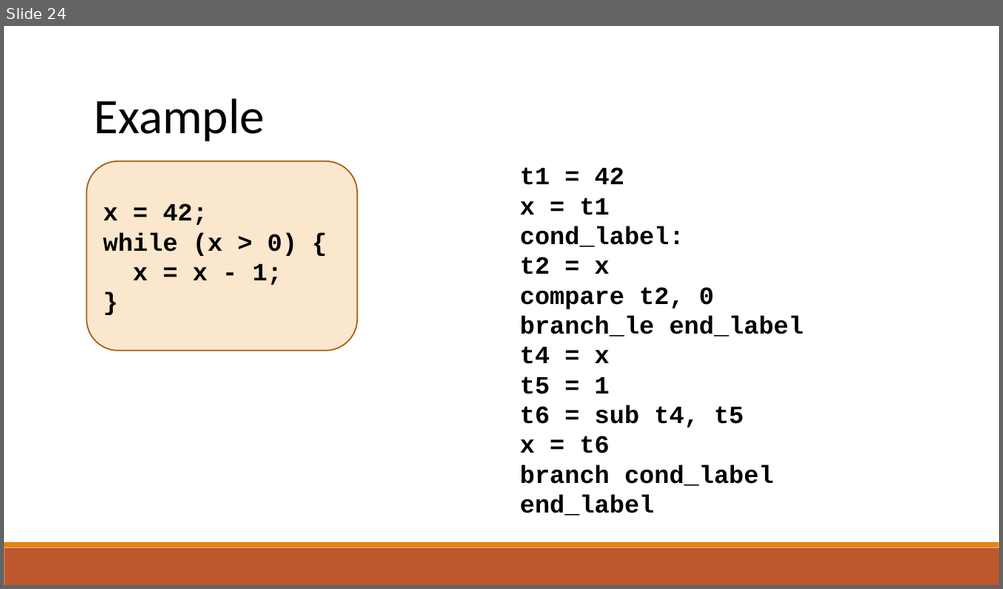
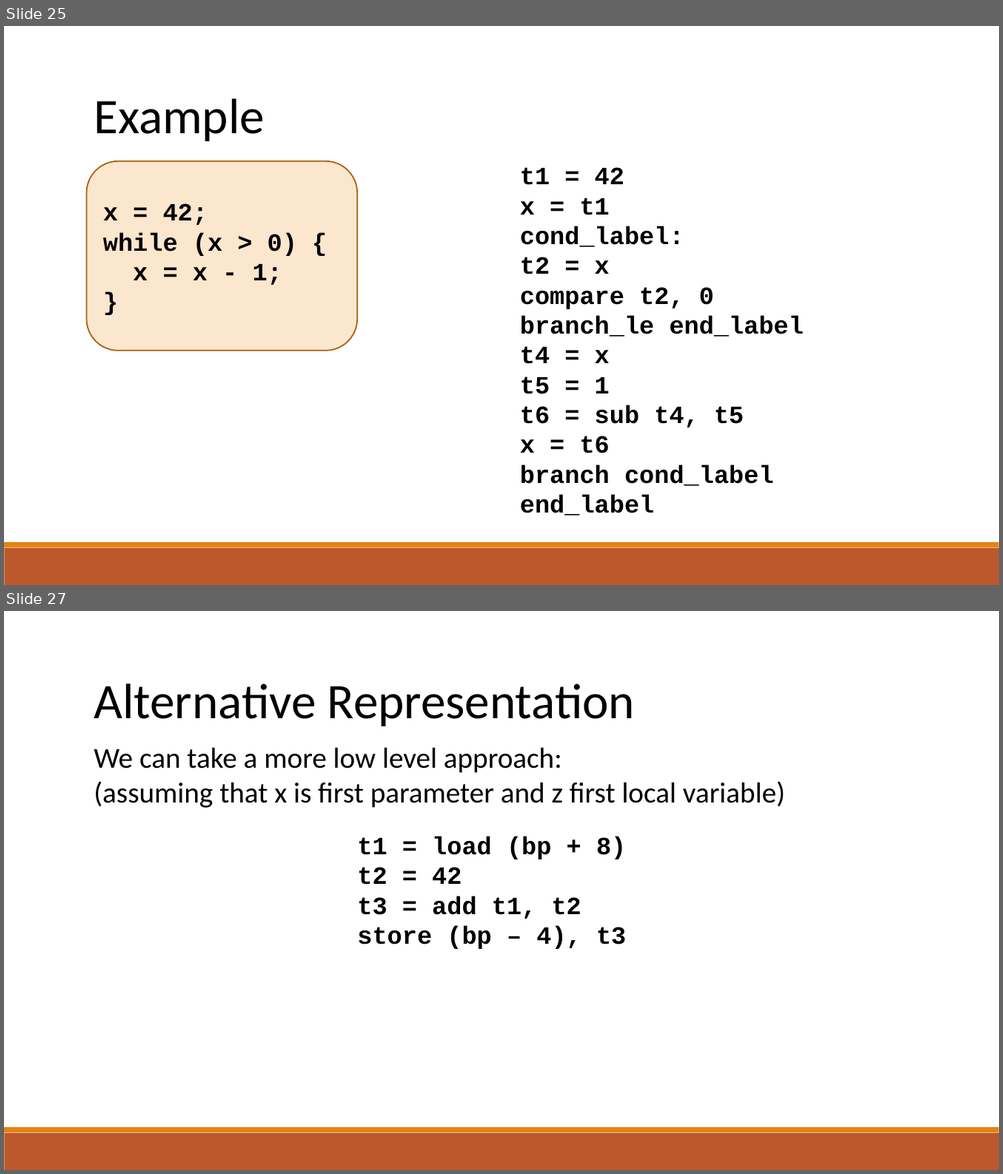
Before and after one commit to raghadzeidan/COMPILATION_TAU_FOR_STUDENTS, a slide deck: new_slides/IR.pptx. Shown one above the other, each under a label of ours: slide 24 before the commit, slides 25 and 27 after it; the slides between them are not shown. The pictures are 1003x589 and 1003x1174 pixels, drawn with LibreOffice and Linux fonts; fonts in the diff are those of the drawing. Boxes give left, top, right and bottom in pixels: in the first picture for what was removed or moved away, otherwise in the second. Text is boxed around its words. In the diff, an @@ line names an element or a change of style, - is before the commit and + after.

```diff
--- a/new_slides/IR.pptx
+++ b/new_slides/IR.pptx
@@ slide 27 added at box(4, 611, 999, 1170), background #FFFFFF; not listed: 2 template elements that a slide beside it also shows @@
@@ text added at box(94, 684, 635, 726), 48 pt, text #000000 @@
+Alternative Representation
@@ text added at box(94, 747, 785, 808), 28 pt, text #000000 @@
+We can take a more low level approach:
+(assuming that x is first parameter and z first local variable)
@@ text added at box(357, 836, 626, 949), 24 pt, text #000000, bold @@
+t1 = load (bp + 8)
+t2 = 42
+t3 = add t1, t2
+store (bp – 4), t3
@@ what was slide 24 is now slide 25 @@
```
Also in this commit, not shown: 4 slides changed, 2 other slides added, 1 other file.
